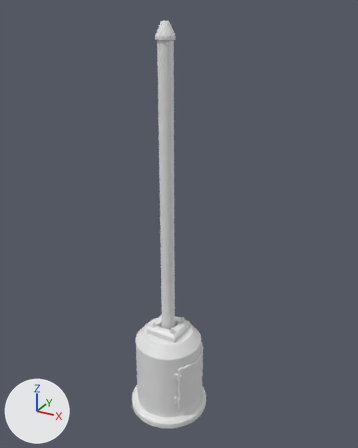
Before and after pictures for a commit that changed the Blender file untitled.blend.
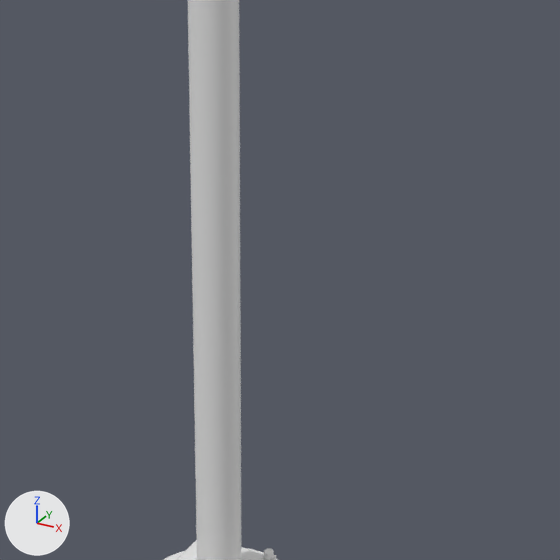
Each version appears first whole from a 50 mm lens placed at (5.22, -8.95, 9.7), pointed at (0.19, 0.21, 5.12), and next in a close-up on the part from 29% to 75% of the width and 35% to 71% of the height. The lights are fixed; the arrows at lower left show +X, +Y and +Z.
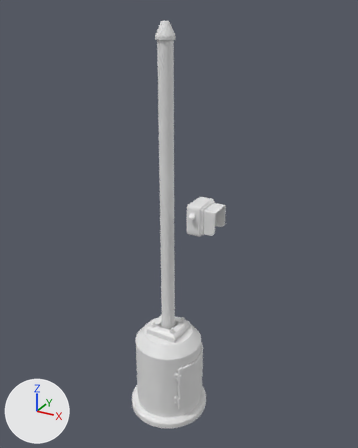
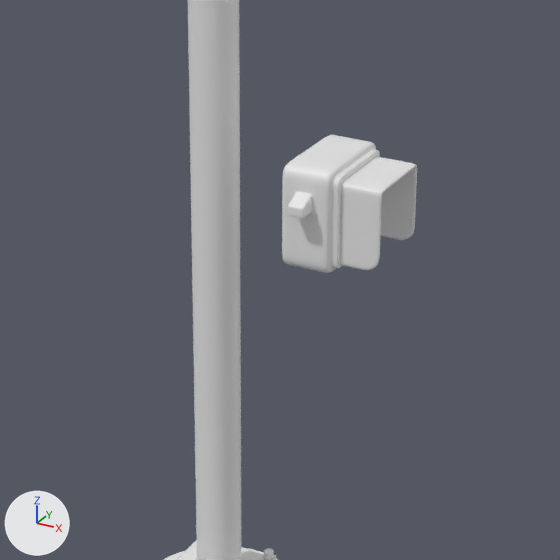
Where the change shows, as pixel boxes (x1, y1, x2, y2) in the close-ups (560 x 560 px):
'Cube', added
    after: (282, 135, 380, 273)
'Cube.001', added
    after: (339, 157, 417, 270)

Diff of the bpy script that builds the scene:
```diff
--- a/untitled.blend.py
+++ b/untitled.blend.py
@@ me_cube_001 @@
+me_cube_001.from_pydata(...)  # 52 vertices, 36 faces; spans x -1.0..0.1, y -1.0..1.0, z -1.0..1.0
@@ me_cube @@
+me_cube.from_pydata(...)  # 164 vertices, 162 faces; spans x -0.28..0.85, y -1.33..1.0, z -1.0..1.0
+me_cube.polygons.foreach_set('use_smooth', [True] * 162)
@@ ob_cube_001 @@
+ob_cube_001 = bpy.data.objects.new('Cube.001', me_cube_001)
+ob_cube_001.location = (1.284, 0.0, 5.517)
+ob_cube_001.scale = (0.275, 0.275, 0.275)
+_m = ob_cube_001.modifiers.new('Solidify', 'SOLIDIFY')
+_m.thickness = 0.09
+_m.use_even_offset = True
+_m = ob_cube_001.modifiers.new('Subdivision', 'SUBSURF')
+_m.levels = 2
@@ ob_cube @@
+ob_cube = bpy.data.objects.new('Cube', me_cube)
+ob_cube.location = (0.752, 0.0, 5.521)
+ob_cube.scale = (0.344, 0.344, 0.344)
+_m = ob_cube.modifiers.new('Bevel', 'BEVEL')
+_m.width = 0.01
+_m.width_pct = 0.01
+_m.limit_method = 'WEIGHT'
+_m = ob_cube.modifiers.new('Subdivision', 'SUBSURF')
+_m.levels = 2
```
